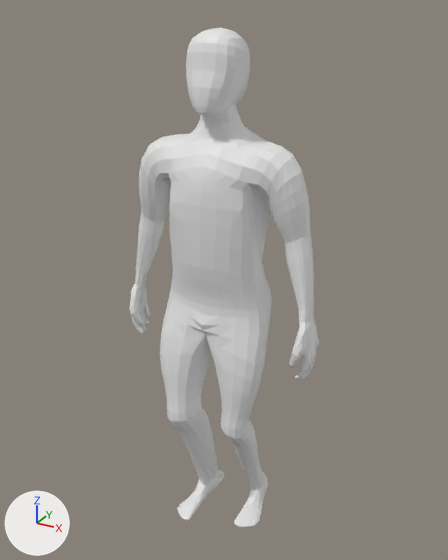
The Blender file Male.blend: old version first, new version second.
One viewpoint serves both versions: a camera (50 mm lens) standing at (1.82, -3.24, 3.6) and looking at (-0.09, 0.22, 1.87). Every picture has the same lights, and +X, +Y and +Z are marked at lower left. Both versions are drawn at frame 7 of the action 'Walk'; the numbers are the values there.
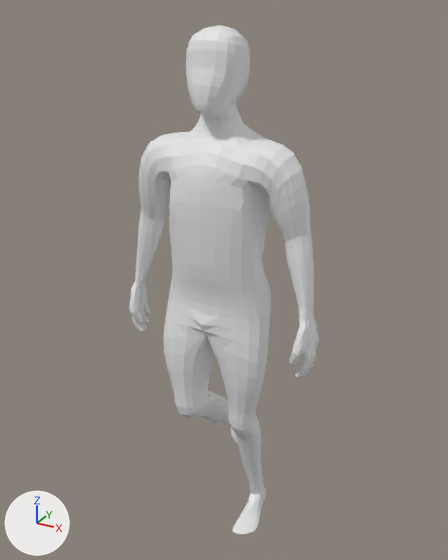
Location of each change, (x1, y1, x2, y2) in pixels of the pictures (448 x 560 px):
'Cube', posed
    before: (129, 28, 319, 527)
    after: (129, 25, 319, 534)

What the commit changed:
Bone 'torso' (bone_torso) moves from (0.0, -0.003, -0.062) to (0.0, -0.003, -0.056).
Bone 'foot_ik.L' (bone_foot_ik_l) moves from (0.021, 0.047, 0.029) to (0.021, 0.047, -0.008).
Bone 'foot_ik.L' (bone_foot_ik_l) turns from (15, 0, -1) to (0, 0, 0) degrees about its own x, y and z.
Bone 'toe_ik.L' (bone_toe_ik_l) turns from (20, 0, 0) to (0, 0, 0) degrees about its own x, y and z.
Bone 'foot_ik.R' (bone_foot_ik_r) moves from (0.0, -0.025, 0.022) to (0.0, 0.218, 0.173).
Bone 'foot_ik.R' (bone_foot_ik_r) turns from (8, 0, 0) to (91, 0, 0) degrees about its own x, y and z.
